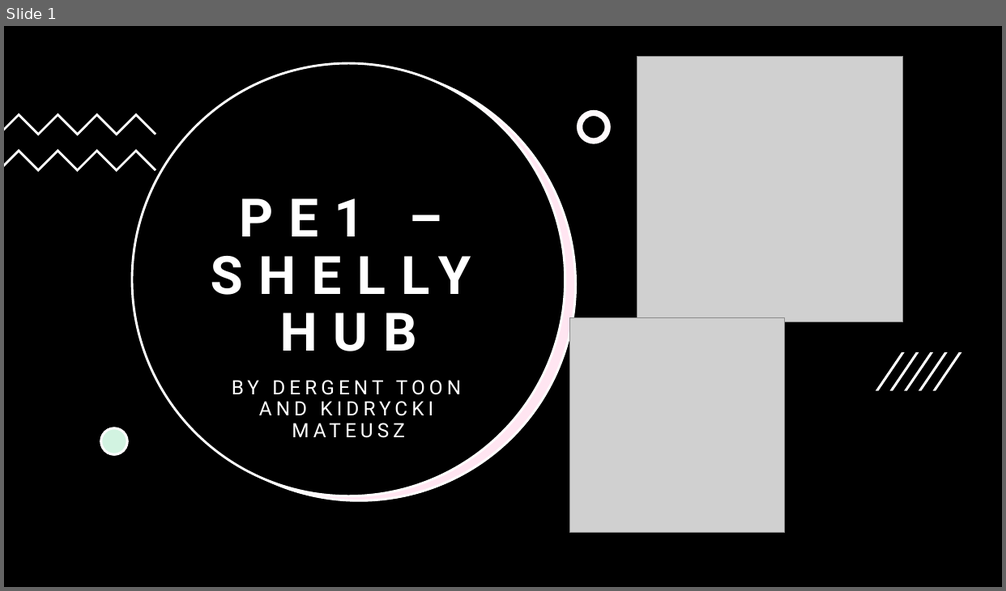
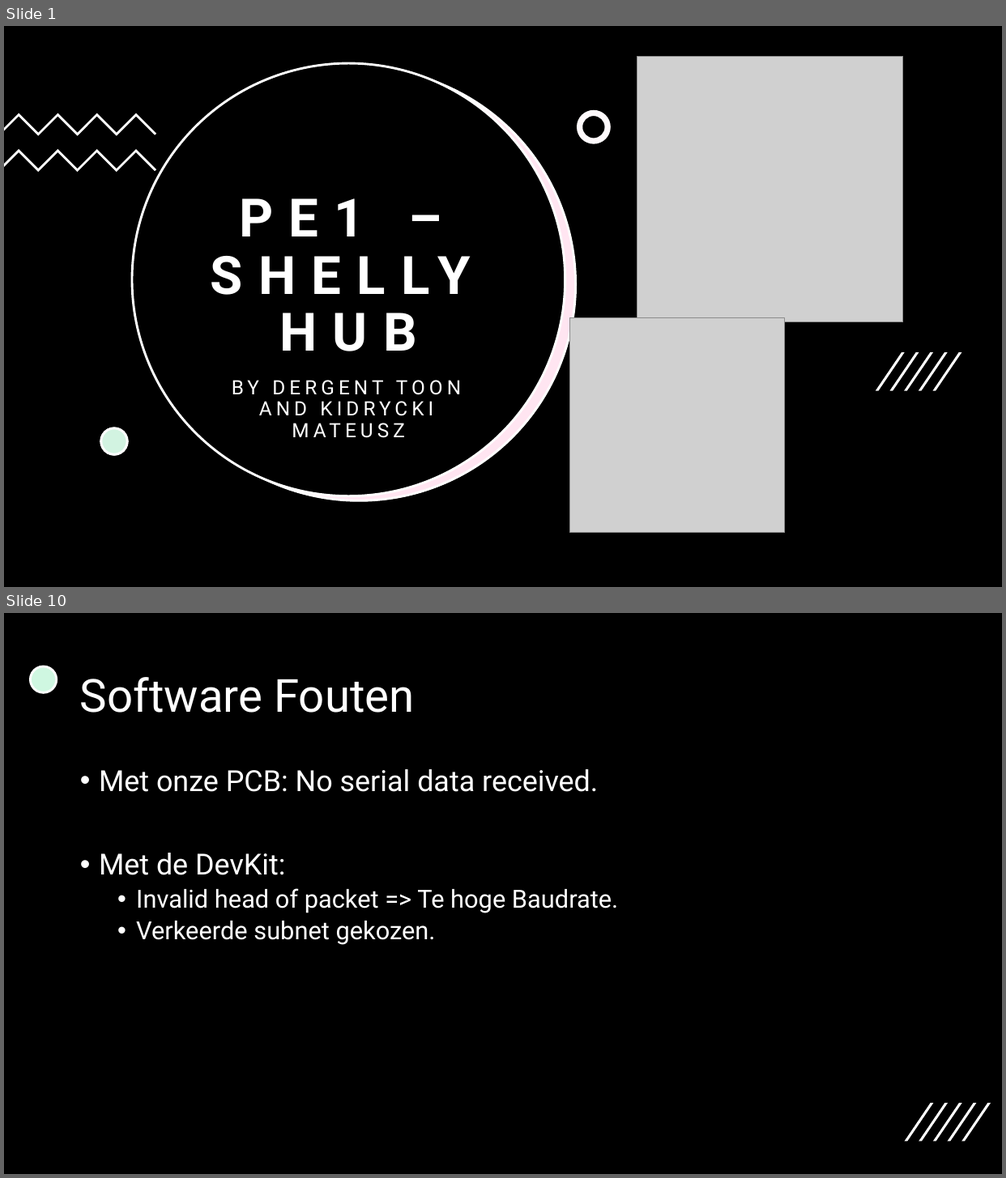
Before and after one commit to Matrixiem637/Practice-Enterprise-1, a slide deck: Verslag/Powerpoint PE.pptx. Shown one above the other, each under a label of ours: slide 1 before the commit, slides 1 and 10 after it; the slides between them are not shown. The pictures are 1006x591 and 1006x1178 pixels, drawn with LibreOffice and Linux fonts; fonts in the diff are those of the drawing; grey boxes stand for pictures. Boxes give left, top, right and bottom in pixels: in the first picture for what was removed or moved away, otherwise in the second. Text is boxed around its words. In the diff, an @@ line names an element or a change of style, - is before the commit and + after.

```diff
--- a/Verslag/Powerpoint PE.pptx
+++ b/Verslag/Powerpoint PE.pptx
@@ slide 10 added at [4, 613, 1002, 1174], background #000000 @@
@@ ellipse added at [30, 666, 57, 692], fill #CFF7E1, outline #FFFFFF 2.25 pt @@
@@ title added at [80, 677, 414, 713], 44 pt, text #FFFFFF @@
+Software Fouten
@@ text added at [99, 769, 618, 945], 24 pt, text #FFFFFF @@
+• Met onze PCB: No serial data received.
+• Met de DevKit:
+  • Invalid head of packet => Te hoge Baudrate.
+  • Verkeerde subnet gekozen.
@@ group added at [905, 1103, 991, 1142]: 5 freeform shapes @@
```
Also in this commit, not shown: 1 slide changed, 9 other slides added, 2 slides removed, 20 other files.
